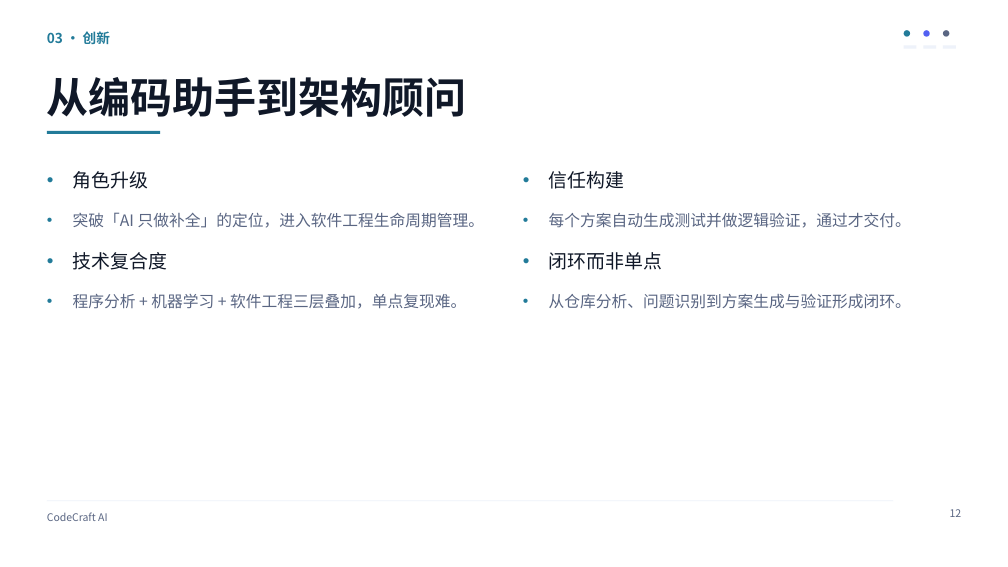
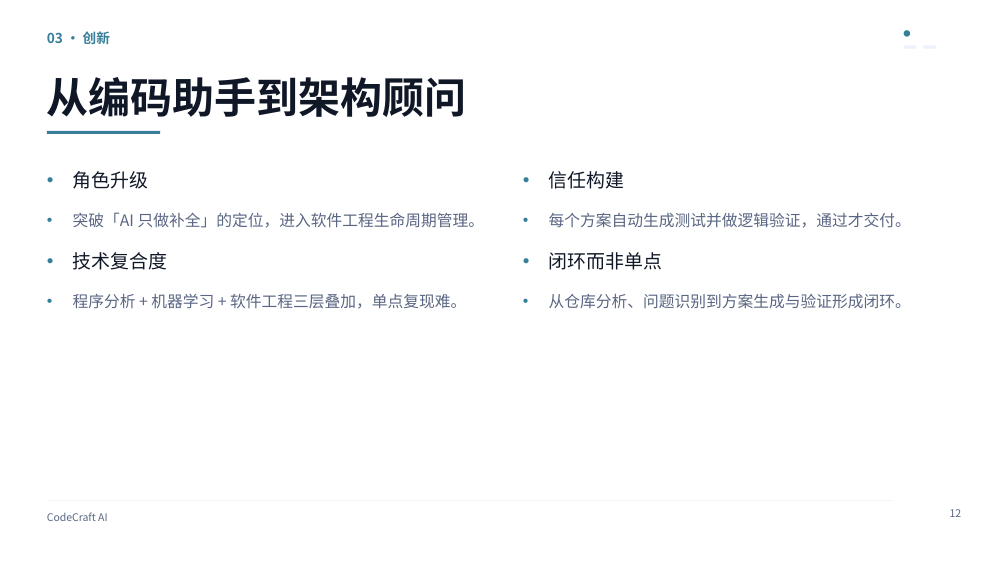
Before and after one commit to ThisZhouS/pptx, a slide deck: slide 12 of pptx-skill/examples/codecraft-style.pptx. Drawn at 1008x567 pixels with LibreOffice and Linux fonts; fonts in the diff are those of the drawing. Boxes give left, top, right and bottom in pixels: in the first picture for what was removed or moved away, otherwise in the second. Text is boxed around its words. In the diff, an @@ line names an element or a change of style, - is before the commit and + after.

```diff
--- a/pptx-skill/examples/codecraft-style.pptx
+++ b/pptx-skill/examples/codecraft-style.pptx
@@ text "03 · 创新" at [47,31,110,44]: text colour #227B99 to #377F99 @@
@@ ellipse at [904,30,910,37]: fill #227B99 to #377F99 @@
@@ ellipse removed at [923,30,930,37] @@
@@ ellipse removed at [943,30,950,37] @@
@@ rectangle removed at [943,45,956,48] @@
@@ rectangle at [47,131,160,134]: fill #227B99 to #377F99 @@
@@ text "角色升级" at [73,171,484,309]: bullet colour #227B99 to #377F99 @@
@@ text "信任构建" at [549,171,911,309]: bullet colour #227B99 to #377F99 @@
```
Also in this commit, not shown: 14 other slides changed, 17 other files.
